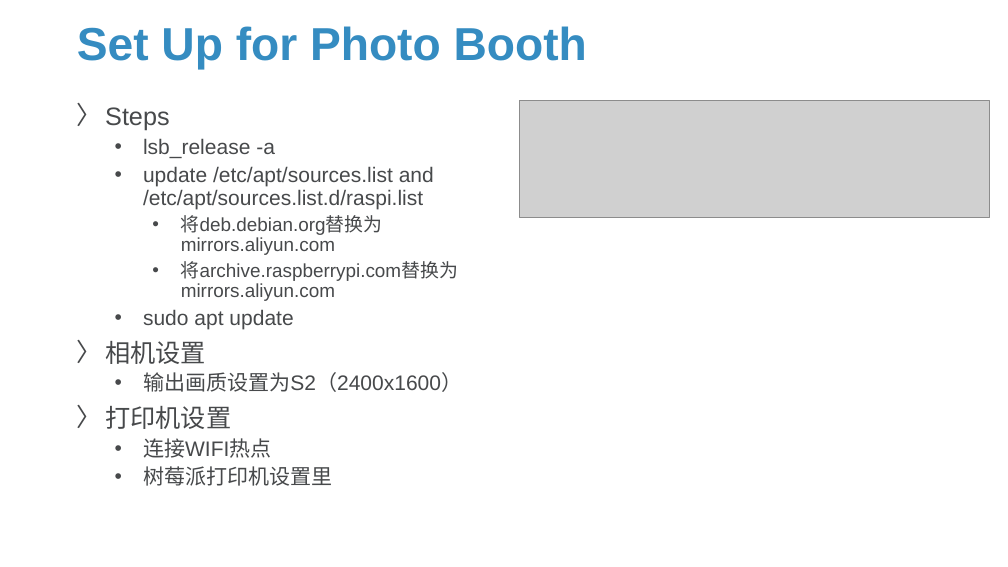
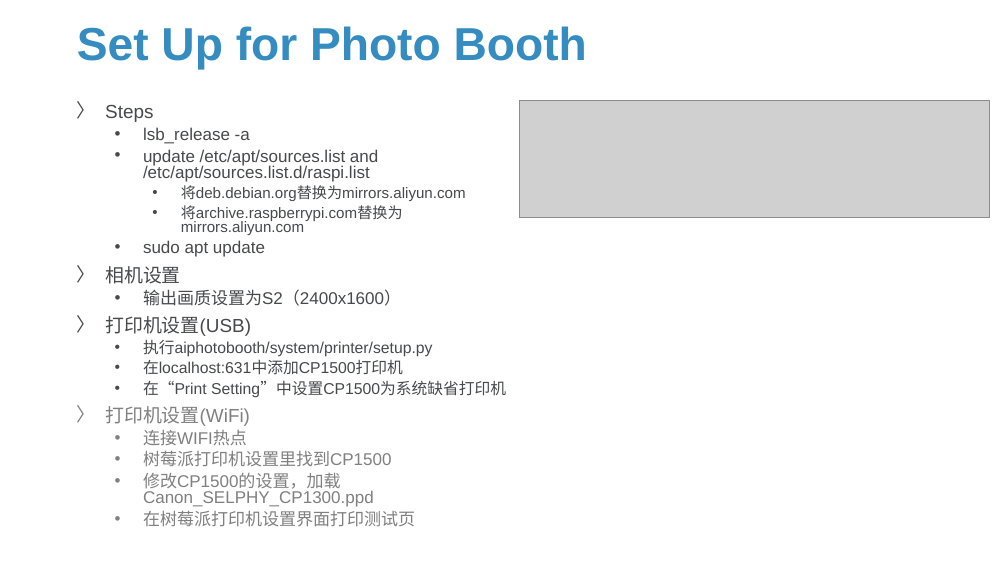
Before and after one commit to Sparks-Lu/TechNotes, a slide deck: slide 29 of Hardware/RaspberrySetup.pptx (slide 23 before the commit). Drawn at 1008x567 pixels with LibreOffice and Linux fonts; fonts in the diff are those of the drawing; grey boxes stand for pictures; background and template pictures are left out. Boxes give left, top, right and bottom in pixels: in the first picture for what was removed or moved away, otherwise in the second. Text is boxed around its words. In the diff, an @@ line names an element or a change of style, - is before the commit and + after.

```diff
--- a/Hardware/RaspberrySetup.pptx
+++ b/Hardware/RaspberrySetup.pptx
@@ text at (x1=105, y1=105, x2=466, y2=445): size 24 to 18 pt in "Steps", "相机设置"; size 20 to 16.2 pt in "lsb_release -a", "update /etc/apt/sources.list and /etc/apt/sources.list.d/ras ...", "sudo apt update", "输出画质设置为S2（2400x1600）" and 1 more places; size 18 to 14.4 pt in "将deb.debian.org替换为mirrors.aliyun.com", "将archive.raspberrypi.com替换为mirrors.aliyun.com"; text colour #47494B to #808080 in "连接WIFI热点"; line spacing 0.9 to 0.8 @@
@@ text at (x1=105, y1=316, x2=506, y2=426): text changed; size 24 to 15 pt @@
-〉 打印机设置
+〉 打印机设置(USB)
+  • 执行aiphotobooth/system/printer/setup.py
+  • 在localhost:631中添加CP1500打印机
+  • 在“Print Setting”中设置CP1500为系统缺省打印机
+〉 打印机设置(WiFi)
@@ text at (x1=143, y1=451, x2=415, y2=527): text changed; size 20 to 16.2 pt; text colour #47494B to #808080 @@
-  • 树莓派打印机设置里
+  • 树莓派打印机设置里找到CP1500
+  • 修改CP1500的设置，加载Canon_SELPHY_CP1300.ppd
+  • 在树莓派打印机设置界面打印测试页
```
Also in this commit, not shown: 11 other slides changed, 8 slides added, 41 other files.
